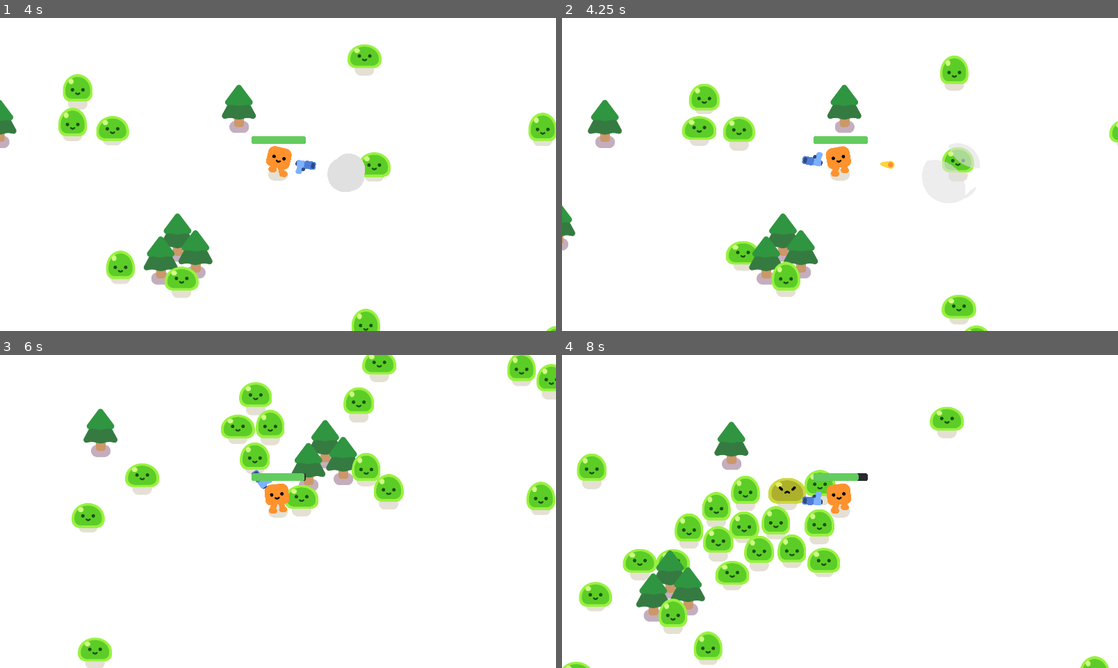
Above: before the commit, frames 1-4 (two rows, left to right).
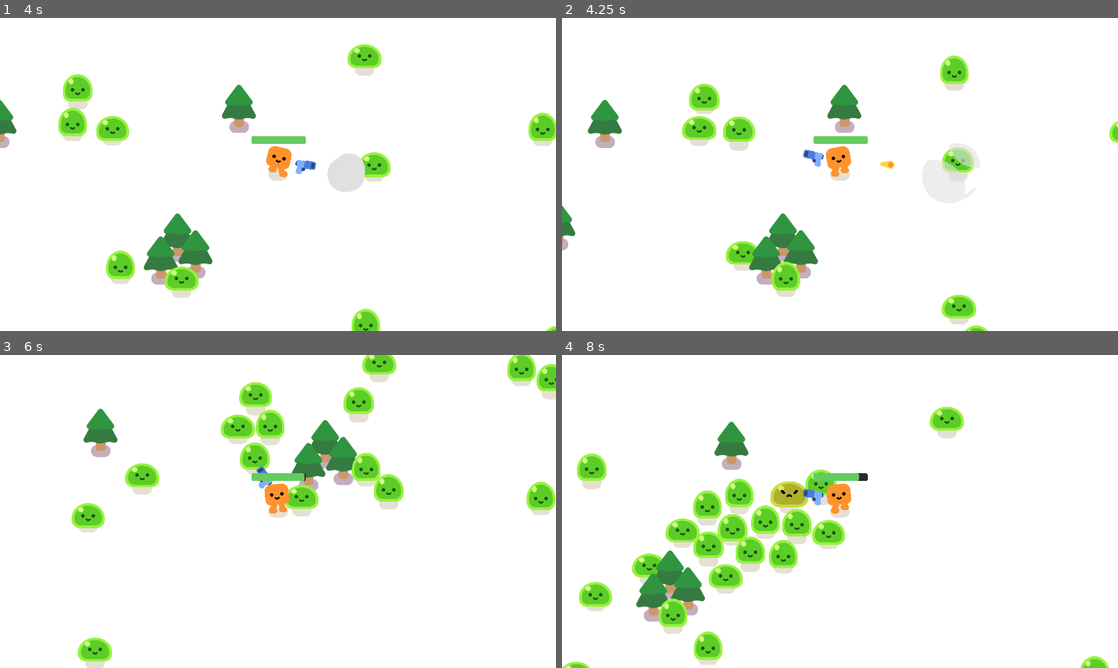
Above: after the commit, the same moments.

Repository: cottondell/shoot-em-up-game
Game: Godot game, scene res://game.tscn
Two runs of this game, one before a commit and one after it. Both use one fixed random seed, a clock stepped at 60 frames per second and the inputs below.
Inputs:
- Up to frame 1 (4 s): tap Enter at 0.5 s; hold D (move_right) 0.53-1.28 s; hold S (move_down) 1.28-2.03 s; hold D (move_right) 2.03-2.78 s; hold W (move_up) 2.78-3.53 s; hold A (move_left) from 3.53 s (still down)
- Up to frame 2 (4.25 s): keep holding A (move_left)
- Up to frame 3 (6 s): release A (move_left) at 5.03 s; hold S (move_down) 5.03-5.78 s; hold D (move_right) from 5.78 s (still down)
- Up to frame 4 (8 s): release D (move_right) at 6.53 s; hold W (move_up) 6.53-7.28 s; hold D (move_right) from 7.28 s (still down)

Frame 1 is identical in both runs. In frame 2, 0.1% of the frame differs, in the area x 43-48%, y 42-48%; in frame 3, less than 0.1%; in frame 4, 6.2%, in the area x 10-54%, y 36-77%.

Commit message:
Made gun visuals flip when pointing left

Diff:
--- a/gun.gd
+++ b/gun.gd
@@ -1,11 +1,11 @@
 extends Area2D
 
 var target: Mob
+@onready var normal_gun_visuals_scale_y = %Pistol.scale.y
 
 func _physics_process(delta: float) -> void:
-	# Point at current target
-	if target:
-		look_at(target.global_position)
+	if aim_at_target():
+		fix_visuals_orientation()
 
 func get_closest_enemy() -> Node2D:
 	var enemies_in_range: Array[Node2D] = get_overlapping_bodies()
@@ -29,6 +29,33 @@
 
 	return closest_enemy
 
+func aim_at_target() -> bool:
+	# No target to aim at
+	if !target:
+		return false
+
+	# Calculate naive new rotation to point at target
+	var target_pos = target.global_position
+	var angle_to_rotate = get_angle_to(target_pos)
+	var new_rotation = rotation + angle_to_rotate
+
+	# Ensure new rotation is between -PI and PI
+	if new_rotation < -PI:
+		new_rotation += 2 * PI
+	elif new_rotation > PI:
+		new_rotation -= 2 * PI
+
+	# Set rotation
+	rotation = new_rotation
+
+	return true
+
+func fix_visuals_orientation():
+	if abs(rotation) > PI / 2:
+		%Pistol.scale.y = -normal_gun_visuals_scale_y
+	else:
+		%Pistol.scale.y = normal_gun_visuals_scale_y
+
 func shoot():
 	const BULLET = preload("res://bullet.tscn")
 
--- a/gun.tscn
+++ b/gun.tscn
@@ -17,6 +17,7 @@
 [node name="WeaponPivot" type="Marker2D" parent="." unique_id=1411927407]
 
 [node name="Pistol" type="Sprite2D" parent="WeaponPivot" unique_id=222871874]
+unique_name_in_owner = true
 position = Vector2(95, 0)
 texture = ExtResource("1_vk1bi")
 
Not shown, changed: README.md
